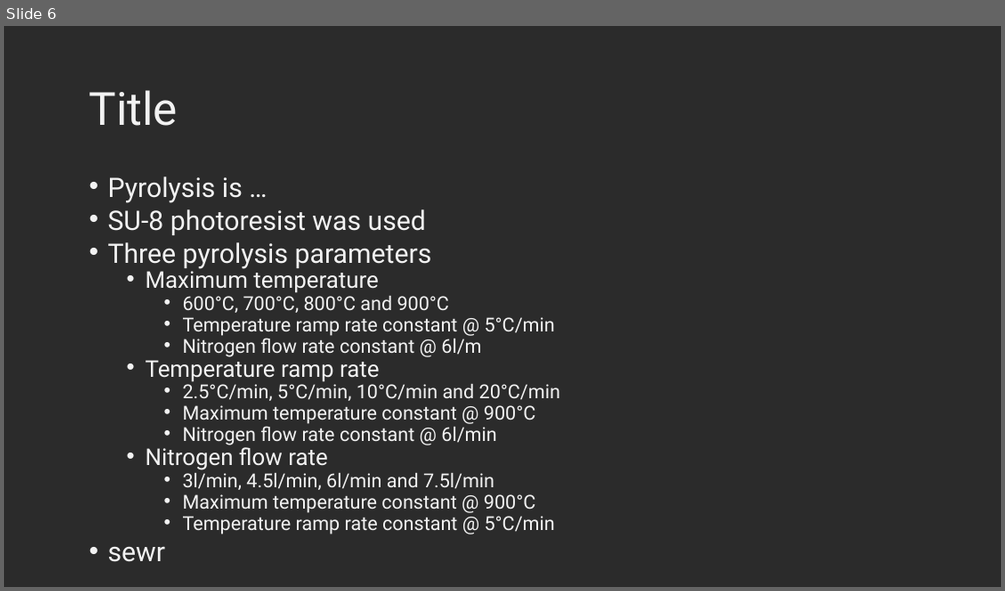
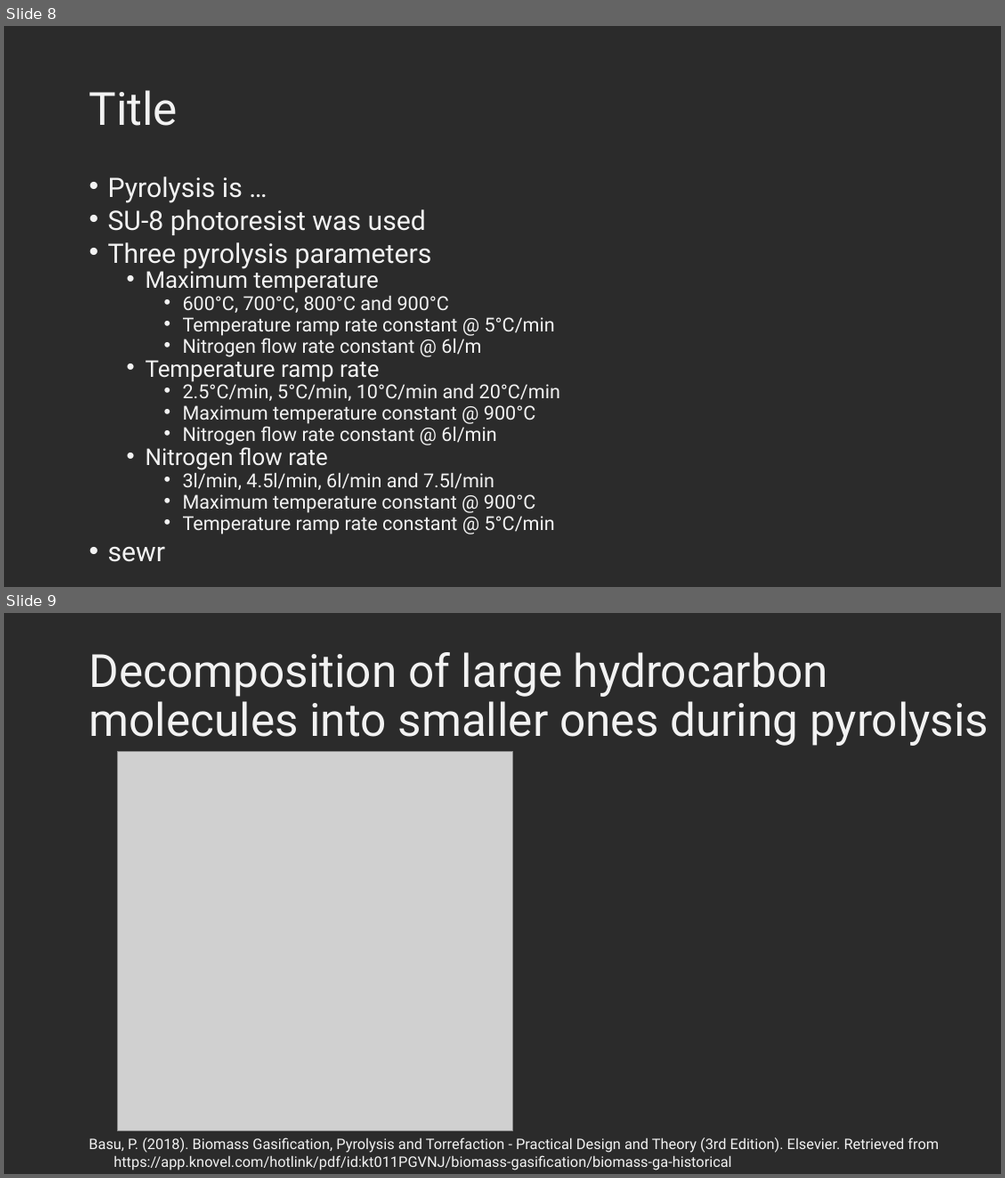
Before and after one commit to KiraSensei13/MNT_ITESM_Thesis, a slide deck: Shared_A01212611/Slides/GroupMeeting001_pyrolysisProcessParameters.pptx. Shown one above the other, each under a label of ours: slide 6 before the commit, slides 8 and 9 after it. The pictures are 1005x591 and 1005x1178 pixels, drawn with LibreOffice and Linux fonts; fonts in the diff are those of the drawing; grey boxes stand for pictures; background and template pictures are left out; a plain dark background stands for a picture behind light text. Boxes give left, top, right and bottom in pixels: in the first picture for what was removed or moved away, otherwise in the second. Text is boxed around its words. In the diff, an @@ line names an element or a change of style, - is before the commit and + after.

```diff
--- a/Shared_A01212611/Slides/GroupMeeting001_pyrolysisProcessParameters.pptx
+++ b/Shared_A01212611/Slides/GroupMeeting001_pyrolysisProcessParameters.pptx
@@ slide 9 added at bbox=[4, 613, 1001, 1174], background picture (left out) @@
@@ title added at bbox=[89, 652, 988, 746], 44 pt, text #F2F2F2 @@
+Decomposition of large hydrocarbon molecules into smaller ones during pyrolysis
@@ picture added at bbox=[118, 751, 512, 1131] @@
@@ text added at bbox=[89, 1137, 938, 1170], 14 pt, text #F2F2F2 @@
+Basu, P. (2018). Biomass Gasification, Pyrolysis and Torrefaction - Practical Design and Theory (3rd Edition). Elsevier. Retrieved from https://app.knovel.com/hotlink/pdf/id:kt011PGVNJ/biomass-gasification/biomass-ga-historical
@@ what was slide 6 is now slide 8 @@
```
Also in this commit, not shown: 2 slides changed, 5 other slides added, 2 other files.
